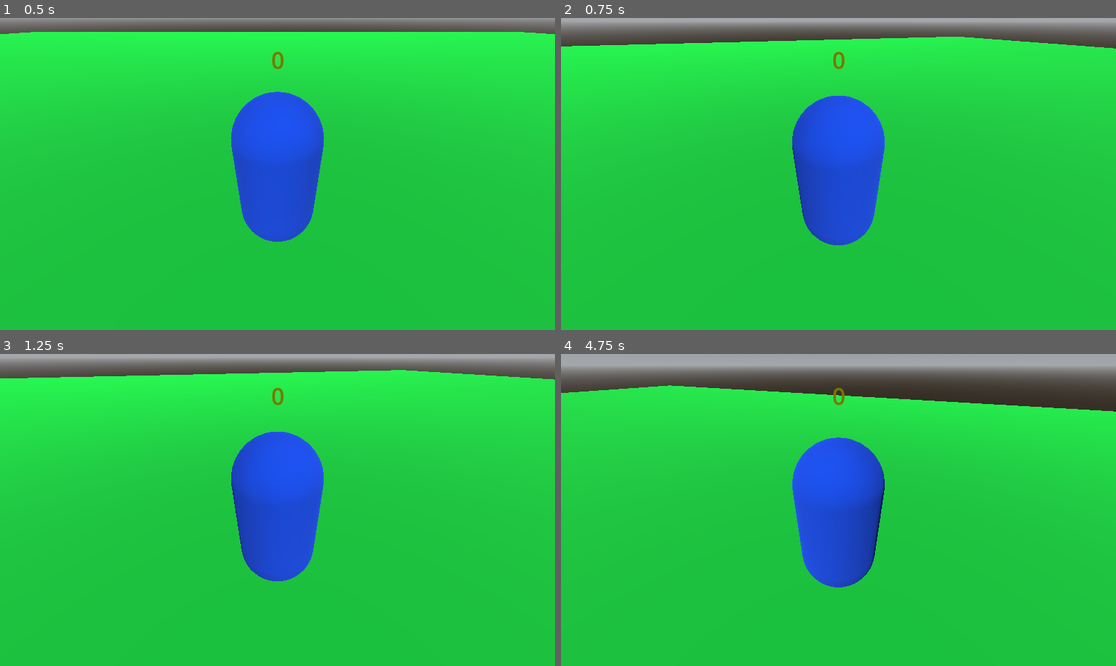
Above: before the commit, frames 1-4 (two rows, left to right).
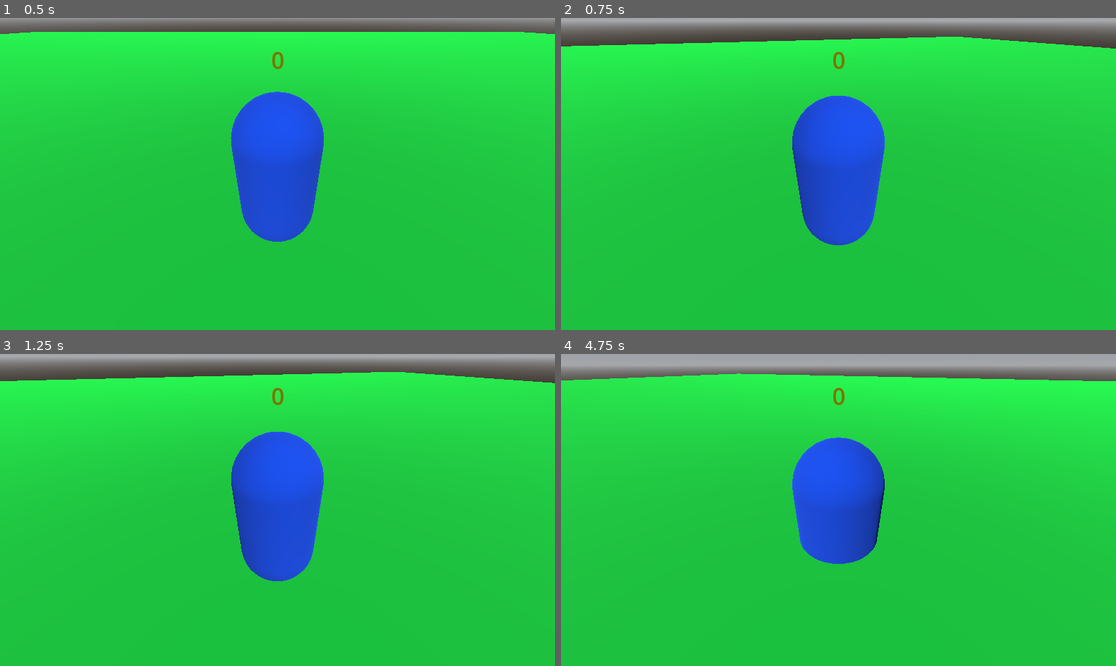
Above: after the commit, the same moments.

Repository: Razboinicul/Project-Cataract
Game: Godot game, scene res://Game.tscn
Two runs of this game, one before a commit and one after it. Both use one fixed random seed, a clock stepped at 60 frames per second and the inputs below.
Inputs (mouse positions are in pixels of both pictures, inside the frame that each line leads up to):
- Up to frame 1 (0.5 s): no input
- Up to frame 2 (0.75 s): tap Enter (ui_accept) at 0.5 s; move the mouse to (866, 174) at 0.52 s; hold W (forward) from 0.53 s (still down); tap Shift (charge) at 0.6 s
- Up to frame 3 (1.25 s): keep holding W (forward); tap Enter (ui_accept) at 0.77 s
- Up to frame 4 (4.75 s): keep holding W (forward); move the mouse to (810, 510) at 1.27 s; tap Shift (charge) every 0.75 s from 1.35 to 4.35 s; tap Enter (ui_accept) at 1.52, 3.02, 3.5, 3.77, 4.52 s; move the mouse to (849, 503) at 2.02 s; move the mouse to (832, 516) at 2.77 s; move the mouse to (877, 513) at 3.52 s; move the mouse to (794, 506) at 4.27 s

Frame 1 is identical in both runs. In frame 2, less than 0.1% of the frame differs, in the area x 1-100%, y 6-10%; in frame 3, 0.7%; in frame 4, 7.0%, in the area x 0-100%, y 6-75%.

Commit message:
WIP Spindash with Tween

Diff:
--- a/Player/Player.gd
+++ b/Player/Player.gd
@@ -56,8 +56,15 @@
 				velocity.z = move_toward(velocity.z, 0, SPEED)
 				charge_speed = 1
 		else:
-			velocity = -(transform.basis.x*charge_speed)
-			velocity = -(transform.basis.z*charge_speed)
+			var ini_y = null
+			var t1 = create_tween()
+			var t2 = create_tween()
+			var pos1 = -(transform.basis.x*charge_speed)
+			pos1.y = 0
+			var pos2 = -(transform.basis.z*charge_speed)
+			pos2.y = 0
+			t1.tween_property(self, "position", pos1, 10)
+			t2.tween_property(self, "position", pos2, 10)
 		if charge_speed > 1:
 			charge_speed = 1
 	else:
@@ -65,8 +72,8 @@
 		$ChargingCS3D.disabled = false
 		$NormalMI3D.visible = false
 		$NormalCS3D.disabled = true
-		if charge_speed <= 500:
-			charge_speed *= 2.5
+		if charge_speed <= 200:
+			charge_speed *= 2
 
 	move_and_slide()
 
--- a/Player/Player.tscn
+++ b/Player/Player.tscn
@@ -40,4 +40,6 @@
 transform = Transform3D(1, 0, 0, 0, 0.789695, 0.6135, 0, -0.6135, 0.789695, 0, 1.5838, 1.99037)
 current = true
 
+[node name="Tweens" type="Node" parent="."]
+
 [connection signal="body_entered" from="AreaNormal" to="." method="_on_area_3d_body_entered"]
--- a/project.godot
+++ b/project.godot
@@ -21,7 +21,7 @@
 
 [editor]
 
-movie_writer/movie_file="C:/Users/user/Desktop/Coding and shit/Programming-Videos/Player-and-Rings.avi"
+movie_writer/movie_file="C:/Users/user/Desktop/Coding and shit/Programming-Videos/Spindash.avi"
 movie_writer/disable_vsync=true
 
 [input]
